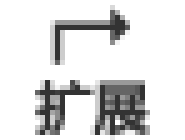
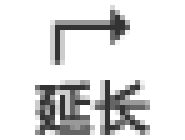
Layers edited between the first and the second 185px x 140px image:
renamed "扩展" to "延长", painted on it over [35, 80, 150, 140]
